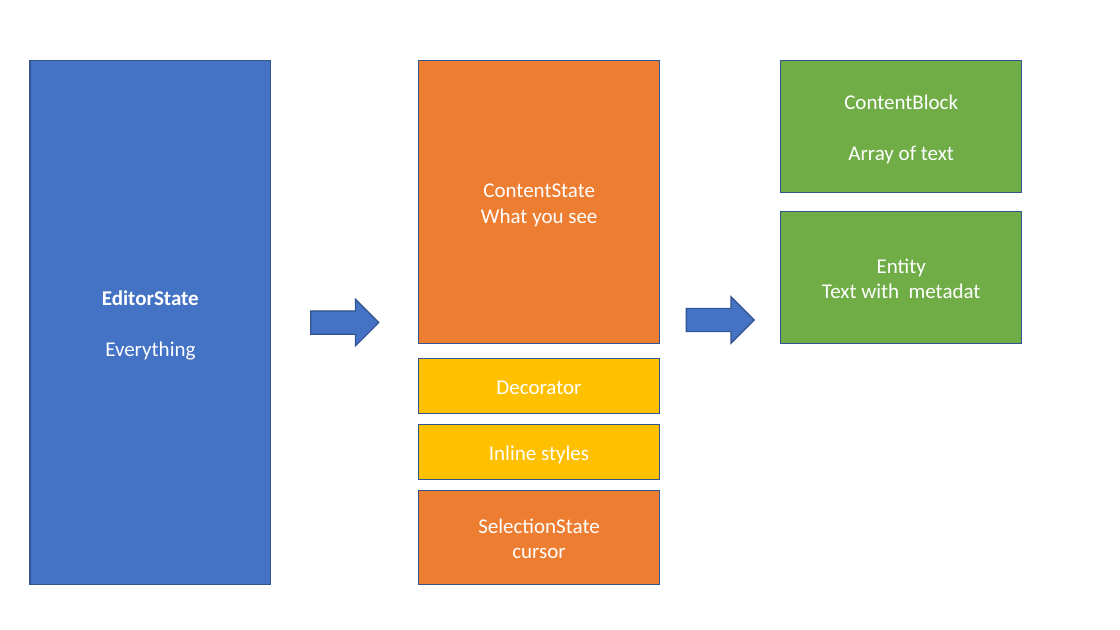
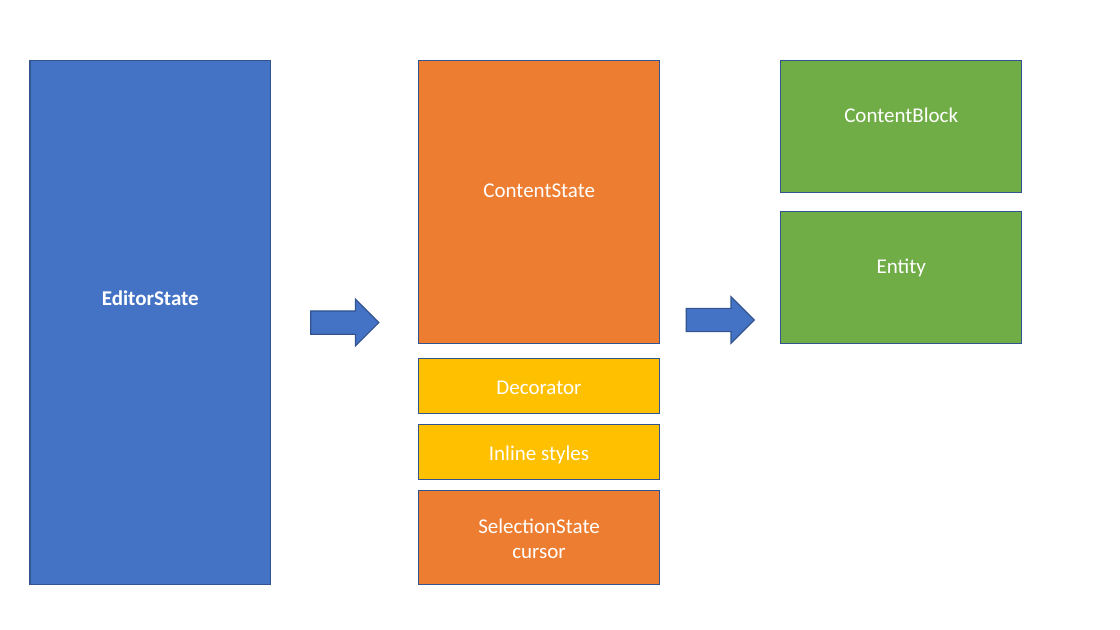
Before and after one commit to Daniel--cai/draft-js-retro, a slide deck: slide 6 of slide.pptx (slide 5 before the commit). Drawn at 1120x630 pixels with LibreOffice and Linux fonts; fonts in the diff are those of the drawing. Boxes give left, top, right and bottom in pixels: in the first picture for what was removed or moved away, otherwise in the second. Text is boxed around its words. In the diff, an @@ line names an element or a change of style, - is before the commit and + after.

```diff
--- a/slide.pptx
+++ b/slide.pptx
@@ text in rectangle at <box>848,145,954,164</box>: paragraph removed @@
-Array of text
@@ text in rectangle at <box>481,208,597,227</box>: paragraph removed @@
-What you see
@@ text in rectangle at <box>822,283,981,298</box>: paragraph removed @@
-Text with metadat
@@ text in rectangle at <box>105,341,195,360</box>: paragraph removed @@
-Everything
```
Also in this commit, not shown: 8 other slides changed, 5 slides added, 1 slide removed, 12 other files.
